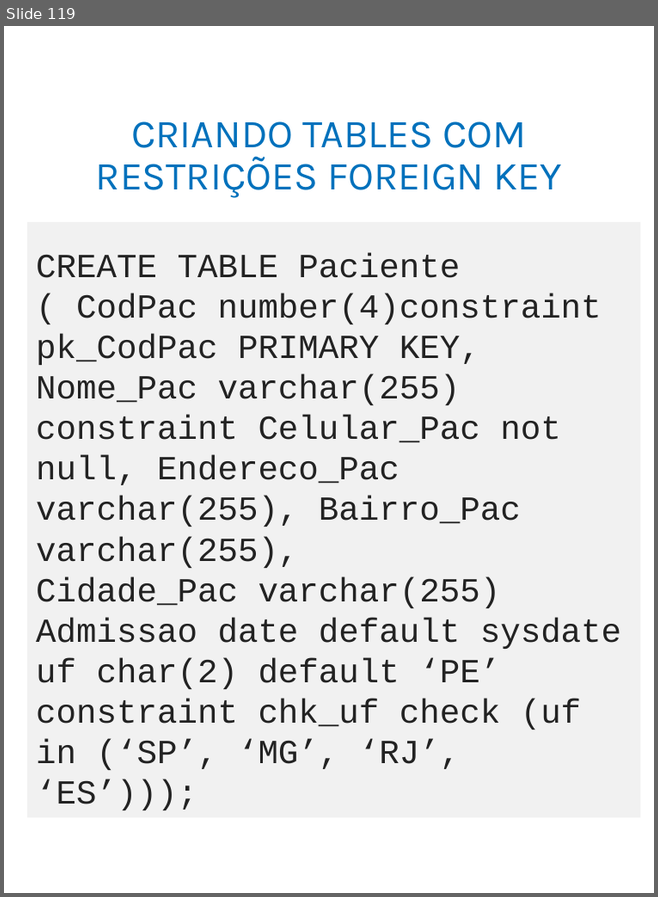
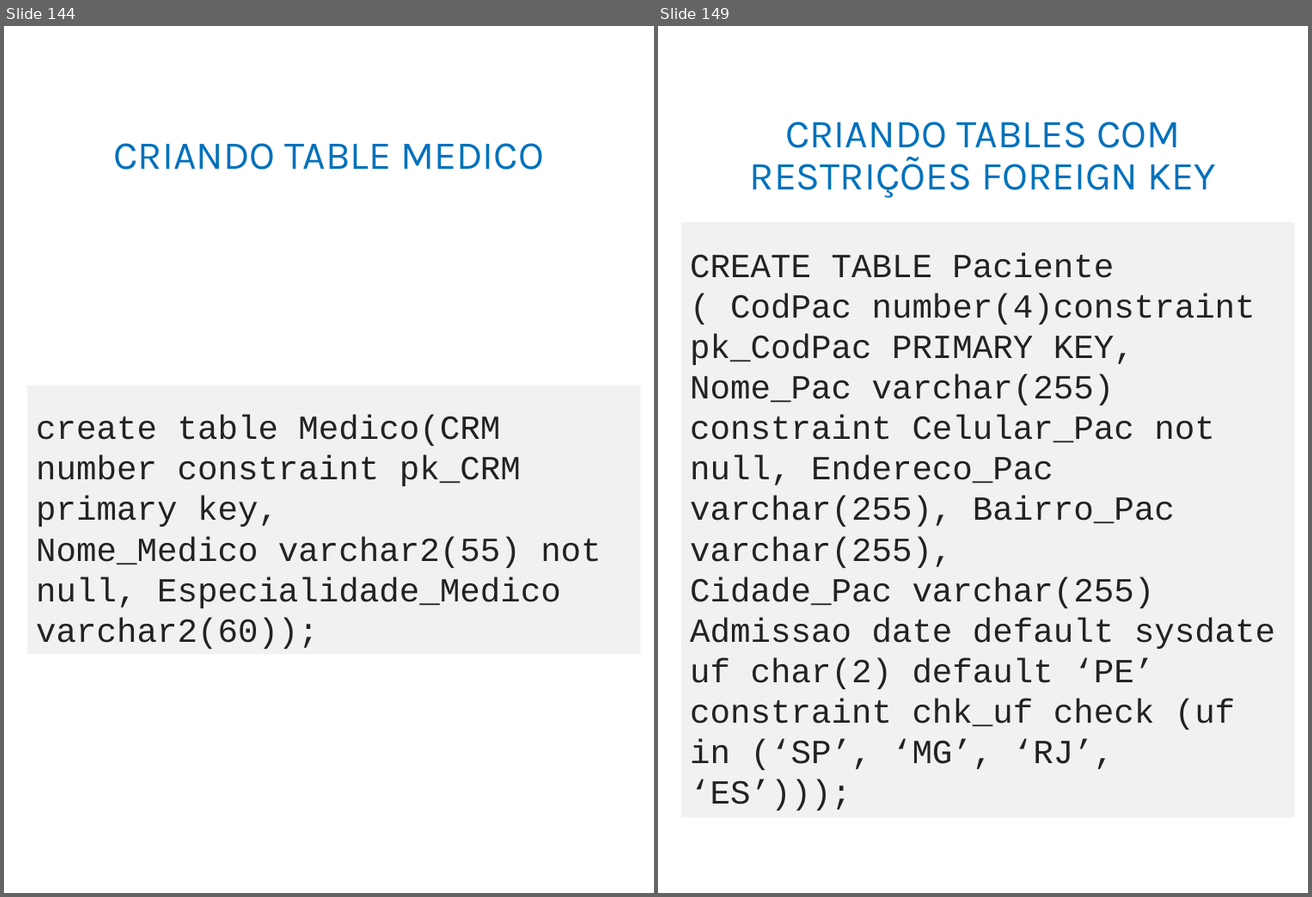
Before and after one commit to adilsonlopesoracle/BancodeDados_Olinda, a slide deck: BANCO DE DADOS_Atualizado.pptx. Shown side by side, each under a label of ours: slide 119 before the commit, slides 144 and 149 after it; the slides between them are not shown. The pictures are 658x897 and 1312x897 pixels, drawn with LibreOffice and Linux fonts; fonts in the diff are those of the drawing. Boxes give left, top, right and bottom in pixels: in the first picture for what was removed or moved away, otherwise in the second. Text is boxed around its words. In the diff, an @@ line names an element or a change of style, - is before the commit and + after.

```diff
--- a/BANCO DE DADOS_Atualizado.pptx
+++ b/BANCO DE DADOS_Atualizado.pptx
@@ slide 144 added at [4, 26, 654, 893], background #FFFFFF @@
@@ title added at [114, 143, 544, 170], 33 pt, text #0071BC @@
+CRIANDO TABLE MEDICO
@@ rectangle added at [27, 385, 641, 655], fill #F1F1F1, 28 pt, text #222222 @@
+create table Medico(CRM number constraint pk_CRM primary key,
+Nome_Medico varchar2(55) not null, Especialidade_Medico varchar2(60));
@@ what was slide 119 is now slide 149 @@
```
Also in this commit, not shown: 2 slides changed, 27 other slides added.
